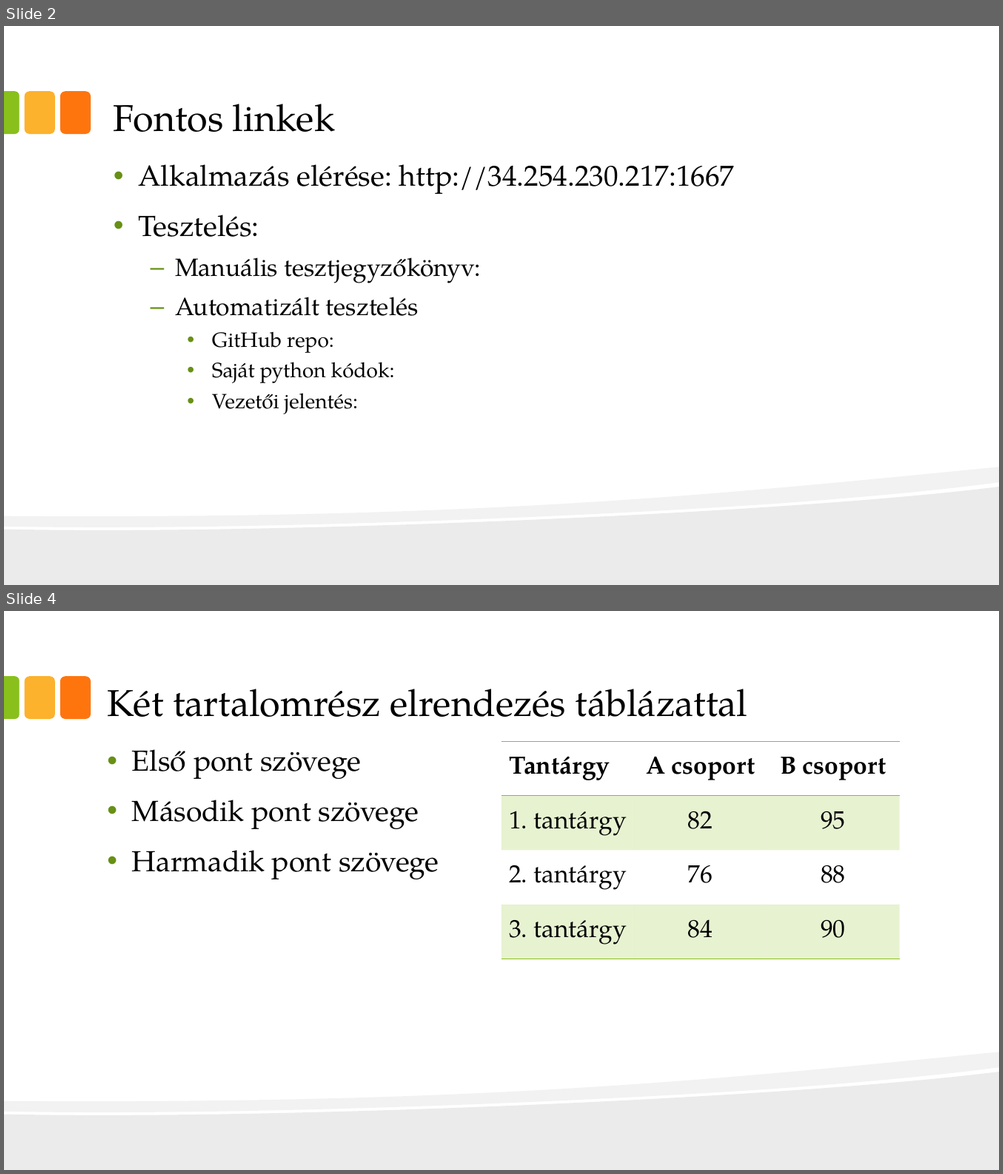
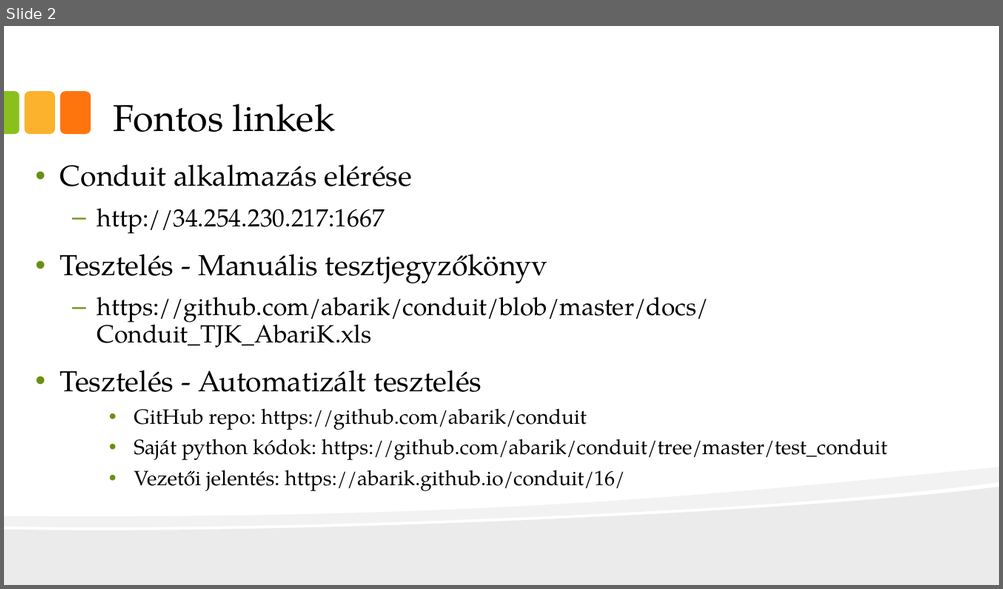
Before and after one commit to abarik/conduit, a slide deck: docs/Conduit_prezentacio_AbariK.pptx. Shown one above the other, each under a label of ours: slides 2 and 4 before the commit, slide 2 after it; the slides between them are not shown. The pictures are 1003x1174 and 1003x589 pixels, drawn with LibreOffice and Linux fonts; fonts in the diff are those of the drawing. Boxes give left, top, right and bottom in pixels: in the first picture for what was removed or moved away, otherwise in the second. Text is boxed around its words. In the diff, an @@ line names an element or a change of style, - is before the commit and + after.

```diff
--- a/docs/Conduit_prezentacio_AbariK.pptx
+++ b/docs/Conduit_prezentacio_AbariK.pptx
@@ slide 4 removed at box(4, 611, 999, 1170), background #FFFFFF; not listed: 5 template elements that a slide beside it also shows @@
@@ title removed at box(107, 689, 748, 717) @@
-Két tartalomrész elrendezés táblázattal
@@ table removed at box(501, 741, 899, 960), 4 rows, 3 columns @@
-Tantárgy | A csoport | B csoport
-1. tantárgy | 82 | 95
-2. tantárgy | 76 | 88
-3. tantárgy | 84 | 90
@@ text removed at box(132, 749, 439, 880) @@
-• Első pont szövege
-• Második pont szövege
-• Harmadik pont szövege
@@ slide 2 changed as well @@
@@ text at box(60, 164, 887, 491): text changed; size 28 to 20 pt @@
-• Alkalmazás elérése: http://34.254.230.217:1667
-• Tesztelés:
-  – Manuális tesztjegyzőkönyv:
-  – Automatizált tesztelés
-    • GitHub repo:
-    • Saját python kódok:
-    • Vezetői jelentés:
+• Conduit alkalmazás elérése
+  – http://34.254.230.217:1667
+• Tesztelés - Manuális tesztjegyzőkönyv
+  – https://github.com/abarik/conduit/blob/master/docs/Conduit_TJK_AbariK.xls
+• Tesztelés - Automatizált tesztelés
+    • GitHub repo: https://github.com/abarik/conduit
+    • Saját python kódok: https://github.com/abarik/conduit/tree/master/test_conduit
+    • Vezetői jelentés: https://abarik.github.io/conduit/16/
```
Also in this commit, not shown: 1 other slide changed, 5 slides added, 8 other slides removed, 1 other file.
